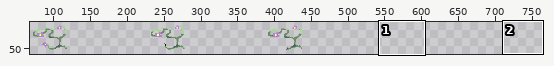
Two versions of one sprite sheet, app/assets/Image/scene2/vine spritesheet.png. Above, an overview of the earlier version with the close-up marked.
Close-up. Before the edit:
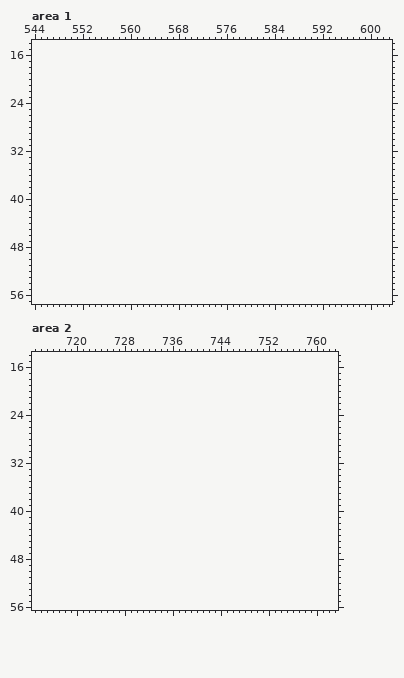
The file is 480x90 pixels. Shown: area 1: x 544..603, y 14..57; area 2: x 713..763, y 14..56. The old version is drawn lined up with the new one, on the new canvas. The wide view leaves out empty margins. The commit also changed other parts of the picture, which this record leaves out.
After:
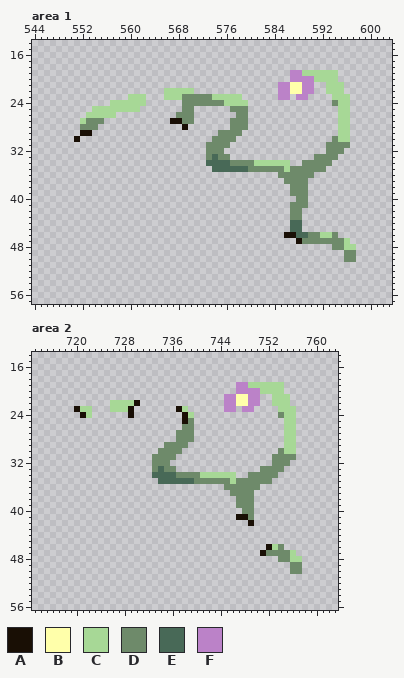
Palette (. is transparent): A #190f05  B #ffffaa  C #a7d896  D #6e8a6a  E #486957  F #bb82c8
The exact change:
canvas 480x90 -> 800x90
Area 1:
y 19: x 587..594 ........ -> FFCCCCCC
y 20: x 587..594 ........ -> FFFFCCCC
y 21: x 585..590 ...... -> FFBBFF; x 593..595 ... -> CCC
y 22: x 566..570 ..... -> CCCCC; x 585..590 ...... -> FFBBFF; x 593..595 ... -> CCC
y 23: x 560..562 ... -> CCC; x 566..578 ............. -> CCCDDDDDCCCCC; x 585..586 .. -> FF; x 588..589 .. -> FF; x 594..596 ... -> CCC
y 24: x 557..562 ...... -> CCCCCC; x 569..579 ........... -> DDDDDDDCCCC; x 594..596 ... -> DCC
y 25: x 554..561 ........ -> CCCCCCCC; x 569..570 .. -> DD; x 577..579 ... -> DDD; x 595..596 .. -> CC
y 26: x 553..557 ..... -> CCCCC; x 568..570 ... -> DDD; x 578..579 .. -> DD; x 595..596 .. -> CC
y 27: x 552..555 .... -> CDDD; x 567..570 .... -> AADD; x 577..579 ... -> DDD; x 595..596 .. -> CC
y 28: x 552..554 ... -> DDD; x 569 . -> A; x 577..579 ... -> DDD; x 595..596 .. -> CC
y 29: x 552..553 .. -> AA; x 575..578 .... -> DDDD; x 595..596 .. -> CC
y 30: x 551 . -> A; x 574..577 .... -> DDDD; x 594..596 ... -> DCC
y 31: x 573..576 .... -> DDDD; x 593..596 .... -> DDDD
y 32: x 573..575 ... -> DDD; x 593..595 ... -> DDD
y 33: x 573..576 .... -> DEDD; x 591..594 .... -> DDDD
y 34: x 573..586 .............. -> EEEEDDDDCCCCCC; x 589..593 ..... -> DDDDD
y 35: x 574..592 ................... -> EEEEEEDDDDDDCDDDDDD
y 36: x 585..590 ...... -> DDDDDD
y 37: x 586..589 .... -> DDDD
y 38..39: x 587..589 ... -> DDD
y 40: x 588..589 .. -> DD
y 41: x 587..589 ... -> DDD
y 42..43: x 587..588 .. -> DD
y 44..45: x 587..588 .. -> EE
y 46: x 586..594 ......... -> AAEEDDCCD
y 47: x 588..596 ......... -> ADDDDDDDC
y 48: x 594..597 .... -> DDCC
y 49..50: x 596..597 .. -> DD
Area 2:
y 19: x 747..754 ........ -> FFCCCCCC
y 20: x 747..754 ........ -> FFFFCCCC
y 21: x 745..750 ...... -> FFBBFF; x 753..755 ... -> CCC
y 22: x 726..730 ..... -> CCCCA; x 745..750 ...... -> FFBBFF; x 753..755 ... -> CCC
y 23: x 720..722 ... -> ACC; x 726..729 .... -> CCCA; x 737..738 .. -> AC; x 745..746 .. -> FF; x 748..749 .. -> FF; x 754..756 ... -> CCC
y 24: x 721..722 .. -> AC; x 729 . -> A; x 738..739 .. -> AC; x 754..756 ... -> DCC
y 25: x 738..739 .. -> AD; x 755..756 .. -> CC
y 26: x 738..739 .. -> DD; x 755..756 .. -> CC
y 27..28: x 737..739 ... -> DDD; x 755..756 .. -> CC
y 29: x 735..738 .... -> DDDD; x 755..756 .. -> CC
y 30: x 734..737 .... -> DDDD; x 754..756 ... -> DCC
y 31: x 733..736 .... -> DDDD; x 753..756 .... -> DDDD
y 32: x 733..735 ... -> DDD; x 753..755 ... -> DDD
y 33: x 733..736 .... -> DEDD; x 751..754 .... -> DDDD
y 34: x 733..746 .............. -> EEEEDDDDCCCCCC; x 749..753 ..... -> DDDDD
y 35: x 734..752 ................... -> EEEEEEDDDDDDCDDDDDD
y 36: x 745..750 ...... -> DDDDDD
y 37: x 746..749 .... -> DDDD
y 38..39: x 747..749 ... -> DDD
y 40: x 748..749 .. -> DD
y 41: x 747..749 ... -> AAD
y 42: x 749 . -> A
y 46: x 752..754 ... -> ACD
y 47: x 751..756 ...... -> ADDDDC
y 48: x 754..757 .... -> DDCC
y 49..50: x 756..757 .. -> DD
Pixel boxes of the changes (left, top, right, bottom) in both close-ups:
added: (74, 70, 356, 262)
added: (152, 382, 302, 574)
added: (74, 400, 140, 418)
